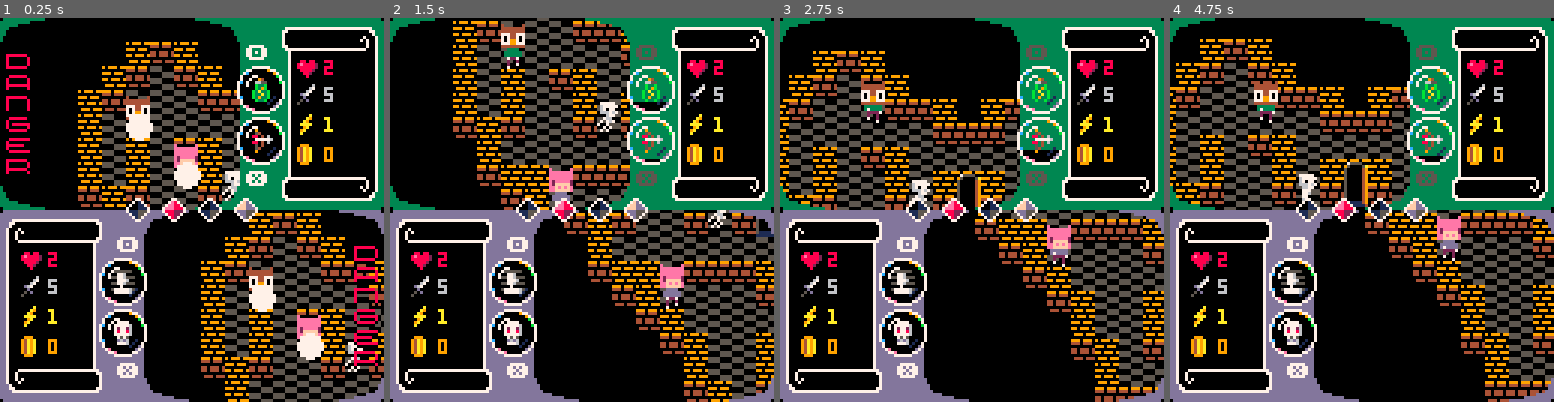
Above: before the commit, frames 1-4 (left to right).
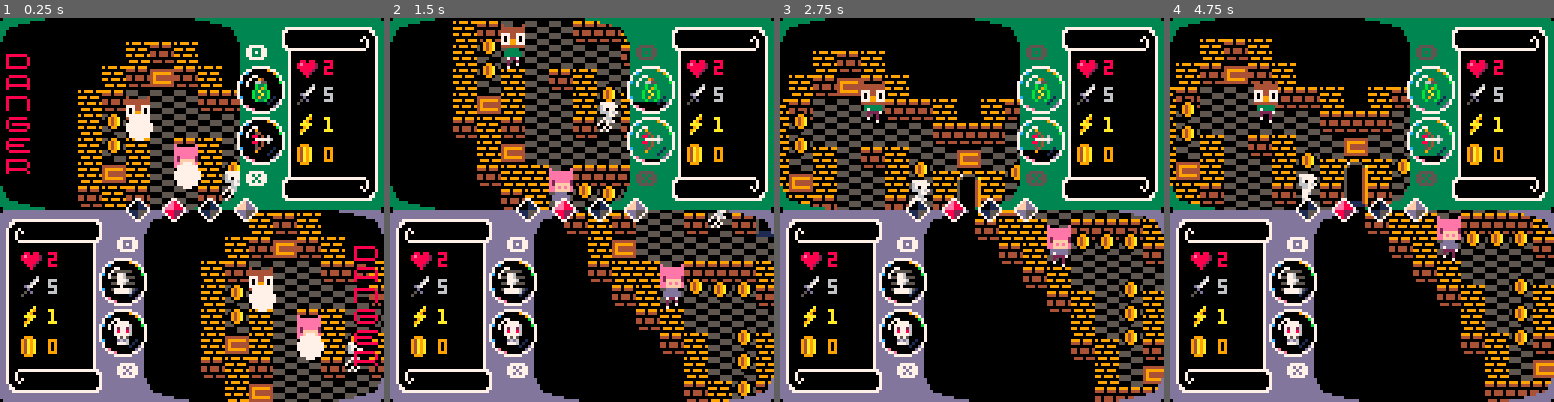
Above: after the commit, the same moments.

Repository: catnipped/hackman
Game: PICO-8 cartridge hackman.p8
Same seed, same stepped clock (60 frames per second), same inputs: the game is played once before the commit and once after it.
Inputs:
- Up to frame 1 (0.25 s): no input
- Up to frame 2 (1.5 s): tap X (X key) at 0.33, 1.07 s; tap O (Z key) at 0.7 s
- Up to frame 3 (2.75 s): hold Right 1.6-2.1 s; tap O (Z key) at 1.7, 2.1, 2.5 s; tap X (X key) at 1.85 s; hold Up 2.15-2.42 s; hold Right from 2.47 s (still down)
- Up to frame 4 (4.75 s): tap O (Z key) every 0.4 s from 2.9 to 4.5 s; tap X (X key) at 2.97, 4.08 s; release Right at 3.03 s; hold Left 3.08-3.58 s; hold Down 3.63-3.97 s; hold Right 4.02-4.68 s; hold Up from 4.73 s (still down)

The runs differ from the first frame. In frame 1, 2.3% of the frame differs, in the area x 26-93%, y 12-100%; in frame 2, 2.6%; in frame 3, 2.7%, in the area x 2-100%, y 14-97%; in frame 4, 2.7%.

Commit message:
coins + chests

Diff:
--- a/hackman.p8
+++ b/hackman.p8
@@ -6,6 +6,8 @@
 player = {}
 enemy = {}
 door = {}
+coins = {}
+chests = {}
 debug = {}
 
 function lerp(a,b,t)
@@ -72,7 +74,17 @@
 function _init()
   init_players(2)
   init_enemies(1)
-  init_door(17,17)
+  init_map(17,17)
+end
+
+function init_map(w,h)
+  init_door(w,h)
+  for x = 0,w-1 do
+    for y = 0,h-1 do
+      if mget(x,y) == 18 then add(coins,{x*8,y*8}) mset(x,y,2) end
+      if mget(x,y) == 3 then add(chests,{x*8,y*8}) mset(x,y,2) end
+    end
+  end
 end
 
 function _update()
@@ -219,6 +231,20 @@
     -- pal(4,2)
     -- pal(9,4)
     map()
+    for c = 1,#coins do
+      local x = coins[c][1]
+      local y = coins[c][2]
+      palt(0,false)
+      palt(15,true)
+      spr(18,x,y-3-sin((frames+c)*0.02)*2)
+      palt()
+    end
+    for c in all(chests) do
+      palt(0,false)
+      palt(6,true)
+      spr(3,c[1],c[2])
+      palt()
+    end
     for d in all(door) do
       palt(0,false)
       palt(6,true)
@@ -449,14 +475,14 @@
 end
 
 __gfx__
-000000009099909955550000000660000000077777700000013333000133330001333300013333003666666346666664e666666ee666666e0000000000000000
-00000000000000005555000000666600000770000097700013f7773013f777301377773013f777303333333344444444eeeeeeeeeeeeeeee0000000000000000
-00700700999099900000555500666600007c0000000097003f773373333333333ff77773333333333333333344444444eeeeeeeeeeeeeeee0000000000000000
-000770000000000000005555066666600700077000000b703f7733733f773373333777333f7733737773377777744777eeeeeeeeeeeeeeee0000000000000000
-0007700099099909555500006066660607007000000000703f7733733f7733733ff333733f7733737073370770744707e2eeeee2ee2eee2e0000000000000000
-007007000000000055550000606666067c070000000000b73f773373333333333fff7773333333337079970770799707e2fffff2eefffffe0000000000000000
-00000000099909990000555500666600700700000000000713ff773013ff773013ffff3013ff77307779977777799777eefefefeeefefefe0000000000000000
-000000000000000000005555066006607000000000000007013333000133330001333300013333003333333344444444eefffffeeefffffe0000000000000000
+000000009099909955550000000000000000077777700000013333000133330001333300013333003666666346666664e666666ee666666e0000000000000000
+00000000000000005555000044444444000770000097700013f7773013f777301377773013f777303333333344444444eeeeeeeeeeeeeeee0000000000000000
+00700700999099900000555549999994007c0000000097003f773373333333333ff77773333333333333333344444444eeeeeeeeeeeeeeee0000000000000000
+000770000000000000005555494444440700077000000b703f7733733f773373333777333f7733737773377777744777eeeeeeeeeeeeeeee0000000000000000
+0007700099099909555500004944444407007000000000703f7733733f7733733ff333733f7733737073370770744707e2eeeee2ee2eee2e0000000000000000
+007007000000000055550000499999947c070000000000b73f773373333333333fff7773333333337079970770799707e2fffff2eefffffe0000000000000000
+00000000099909990000555544444444700700000000000713ff773013ff773013ffff3013ff77307779977777799777eefefefeeefefefe0000000000000000
+000000000000000000005555000000007000000000000007013333000133330001333300013333003333333344444444eefffffeeefffffe0000000000000000
 9099909999909990ffffffff000000007000000000000007d6d66d6dd6d66d6d6666666600cccc0000cccc0000cccc0000cccc00fff77fff0000000000000000
 0777770044404440fff00fff000000007000000000000007ddd66dddddd66ddd6d66d66600cccc0000cccc0000cccc0000cccc00ff7017ff000ab000000e8000
 9770977000000000ff0990ff0bb00bb07c0000000000100766d66d6666d66d66df6df6660cccccc00cccccc00cccccc00cccccc0f700117f00aabb0000ee8800
@@ -583,20 +609,20 @@
 0000000000000000000000000000000000000000000000000000000000000000000000000000000000000000000000000000000000000000000000000000000000000000000000000000000000000000000000000000000000000000000000000000000000000000000000000000000000000000000000000000000000000000
 __map__
 0000011101000000000000000111010000000000000000000000000000000000000000000000000000000000000000000000000000000000000000000000000000000000000000000000000000000000000000000000000000000000000000000000000000000000000000000000000000000000000000000000000000000000
-0001110211010000000000011102110100000000000000000000000000000000000000000000000000000000000000000000000000000000000000000000000000000000000000000000000000000000000000000000000000000000000000000000000000000000000000000000000000000000000000000000000000000000
+0001110311010000000000011103110100000000000000000000000000000000000000000000000000000000000000000000000000000000000000000000000000000000000000000000000000000000000000000000000000000000000000000000000000000000000000000000000000000000000000000000000000000000
 0111020202111101000111110202021101000000000000000000000000000000000000000000000000000000000000000000000000000000000000000000000000000000000000000000000000000000000000000000000000000000000000000000000000000000000000000000000000000000000000000000000000000000
-0102020202020211111102020202020201000000000000000000000000000000000000000000000000000000000000000000000000000000000000000000000000000000000000000000000000000000000000000000000000000000000000000000000000000000000000000000000000000000000000000000000000000000
-0102010211010202020202011102111101000000000000000000000000000000000000000000000000000000000000000000000000000000000000000000000000000000000000000000000000000000000000000000000000000000000000000000000000000000000000000000000000000000000000000000000000000000
-0102010202010201100102010202020201000000000000000000000000000000000000000000000000000000000000000000000000000000000000000000000000000000000000000000000000000000000000000000000000000000000000000000000000000000000000000000000000000000000000000000000000000000
+0112020202020211111102021212120201000000000000000000000000000000000000000000000000000000000000000000000000000000000000000000000000000000000000000000000000000000000000000000000000000000000000000000000000000000000000000000000000000000000000000000000000000000
+0112010211010202030202011112111101000000000000000000000000000000000000000000000000000000000000000000000000000000000000000000000000000000000000000000000000000000000000000000000000000000000000000000000000000000000000000000000000000000000000000000000000000000
+0103010202011201100112011212120301000000000000000000000000000000000000000000000000000000000000000000000000000000000000000000000000000000000000000000000000000000000000000000000000000000000000000000000000000000000000000000000000000000000000000000000000000000
 1101110202110211021102110211020111000000000000000000000000000000000000000000000000000000000000000000000000000000000000000000000000000000000000000000000000000000000000000000000000000000000000000000000000000000000000000000000000000000000000000000000000000000
-0001020202020202020202020202020100000000000000000000000000000000000000000000000000000000000000000000000000000000000000000000000000000000000000000000000000000000000000000000000000000000000000000000000000000000000000000000000000000000000000000000000000000000
+0001030202020202020202020202020100000000000000000000000000000000000000000000000000000000000000000000000000000000000000000000000000000000000000000000000000000000000000000000000000000000000000000000000000000000000000000000000000000000000000000000000000000000
 0011010102111111011111110201011100000000000000000000000000000000000000000000000000000000000000000000000000000000000000000000000000000000000000000000000000000000000000000000000000000000000000000000000000000000000000000000000000000000000000000000000000000000
-0000110102020202110202020201110000000000000000000000000000000000000000000000000000000000000000000000000000000000000000000000000000000000000000000000000000000000000000000000000000000000000000000000000000000000000000000000000000000000000000000000000000000000
+0000110102121212110203020201110000000000000000000000000000000000000000000000000000000000000000000000000000000000000000000000000000000000000000000000000000000000000000000000000000000000000000000000000000000000000000000000000000000000000000000000000000000000
 0000001101020202020202020111000000000000000000000000000000000000000000000000000000000000000000000000000000000000000000000000000000000000000000000000000000000000000000000000000000000000000000000000000000000000000000000000000000000000000000000000000000000000
-0000000011010202010202011100000000000000000000000000000000000000000000000000000000000000000000000000000000000000000000000000000000000000000000000000000000000000000000000000000000000000000000000000000000000000000000000000000000000000000000000000000000000000
-0000000000010202010202010000000000000000000000000000000000000000000000000000000000000000000000000000000000000000000000000000000000000000000000000000000000000000000000000000000000000000000000000000000000000000000000000000000000000000000000000000000000000000
-0000000000110102110201110000000000000000000000000000000000000000000000000000000000000000000000000000000000000000000000000000000000000000000000000000000000000000000000000000000000000000000000000000000000000000000000000000000000000000000000000000000000000000
-0000000000000102020201000000000000000000000000000000000000000000000000000000000000000000000000000000000000000000000000000000000000000000000000000000000000000000000000000000000000000000000000000000000000000000000000000000000000000000000000000000000000000000
+0000000011010212011202011100000000000000000000000000000000000000000000000000000000000000000000000000000000000000000000000000000000000000000000000000000000000000000000000000000000000000000000000000000000000000000000000000000000000000000000000000000000000000
+0000000000010212011202010000000000000000000000000000000000000000000000000000000000000000000000000000000000000000000000000000000000000000000000000000000000000000000000000000000000000000000000000000000000000000000000000000000000000000000000000000000000000000
+0000000000110112111201110000000000000000000000000000000000000000000000000000000000000000000000000000000000000000000000000000000000000000000000000000000000000000000000000000000000000000000000000000000000000000000000000000000000000000000000000000000000000000
+0000000000000102030201000000000000000000000000000000000000000000000000000000000000000000000000000000000000000000000000000000000000000000000000000000000000000000000000000000000000000000000000000000000000000000000000000000000000000000000000000000000000000000
 0000000000001111111111000000000000000000000000000000000000000000000000000000000000000000000000000000000000000000000000000000000000000000000000000000000000000000000000000000000000000000000000000000000000000000000000000000000000000000000000000000000000000000
 0000000000000000000000000000000000000000000000000000000000000000000000000000000000000000000000000000000000000000000000000000000000000000000000000000000000000000000000000000000000000000000000000000000000000000000000000000000000000000000000000000000000000000
 0000000000000000000000000000000000000000000000000000000000000000000000000000000000000000000000000000000000000000000000000000000000000000000000000000000000000000000000000000000000000000000000000000000000000000000000000000000000000000000000000000000000000000
